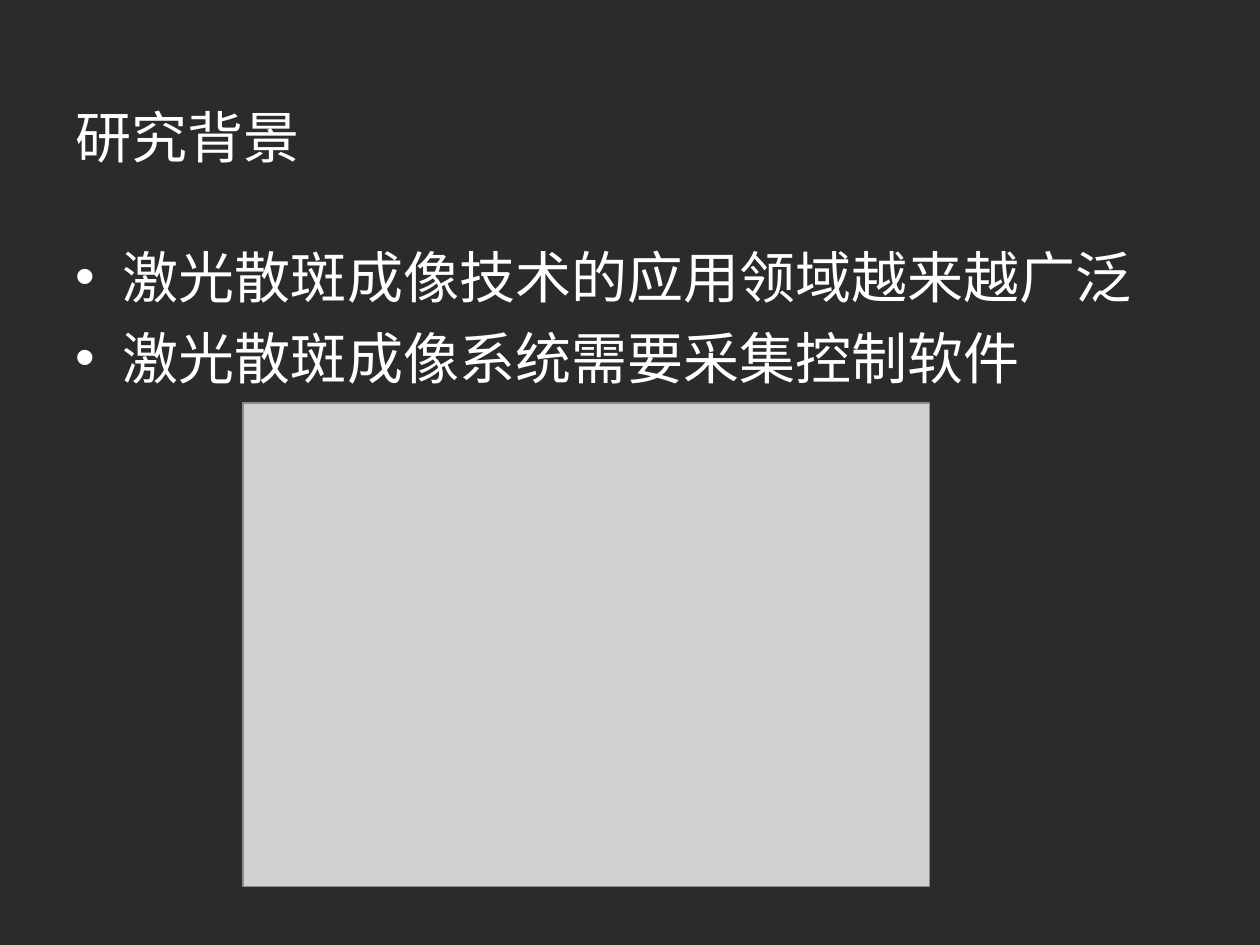
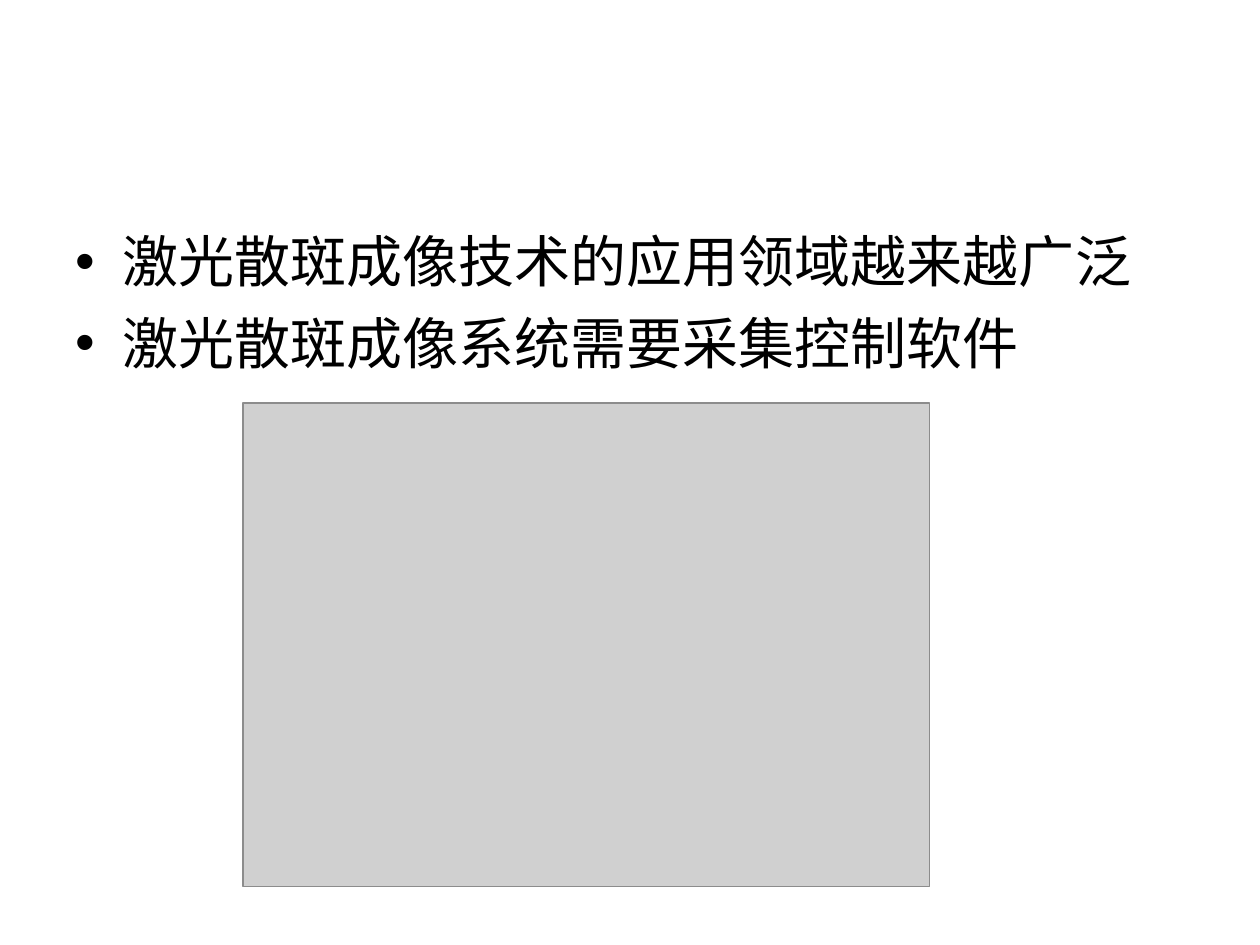
Before and after one commit to aihes/PylonCamera, a slide deck: slide 4 of paper/激光散斑系统CCD相机数据采集控制软件设计.ppt (slide 3 before the commit). Drawn at 1260x945 pixels with LibreOffice and Linux fonts; fonts in the diff are those of the drawing; grey boxes stand for pictures; background and template pictures are left out; a plain dark background stands for a picture behind light text. Boxes give left, top, right and bottom in pixels: in the first picture for what was removed or moved away, otherwise in the second. Text is boxed around its words. In the diff, an @@ line names an element or a change of style, - is before the commit and + after.

```diff
--- a/paper/激光散斑系统CCD相机数据采集控制软件设计.ppt
+++ b/paper/激光散斑系统CCD相机数据采集控制软件设计.ppt
@@ background picture (left out) to #FFFFFF @@
@@ title removed at [76, 110, 300, 163] @@
-研究背景
@@ text "激光散斑成像技术的应用领域越来越广泛": place and size @@
-text "激光散斑成像技术的应用领域越来越广泛" at [123, 250, 1131, 384]
+text "激光散斑成像技术的应用领域越来越广泛" at [123, 234, 1131, 369]
@@ text "激光散斑成像技术的应用领域越来越广泛" at [123, 234, 1131, 369]: text colour #FFFFFF to #000000; bullet colour #FFFFFF to #000000 @@
```
Also in this commit, not shown: 12 other slides changed, 10 slides added, 4 slides removed, 7 other files.
